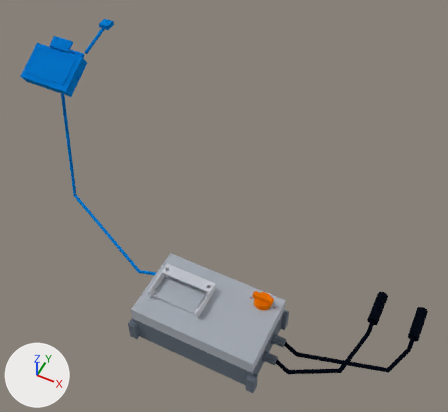
The glTF model media/model.glb: old version first, new version second.
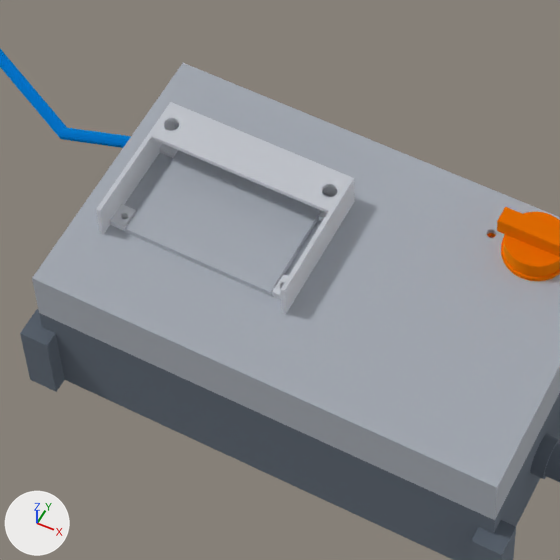
Old and new are each drawn whole from a 50 mm lens placed at (0.274, -0.492, 0.953), pointed at (-0.045, 0.147, 0.156) and again close up on the part from 27% to 60% of the width and 57% to 93% of the height. The axes (+X, +Y, +Z) are drawn at lower left. The lights are the same throughout. The last two pictures show the newer version. Where no turn or scale is listed for an object, it has been applied to the vertices. Vertices at exactly the same position are counted once.

In view in the first close-up: 'DC isolator, 2-pole', 'Display sun hood, printed', 'Enclosure body, IP54 ABS', 'Enclosure lid with window', 'Sensor pod: reference cell, temperature'.
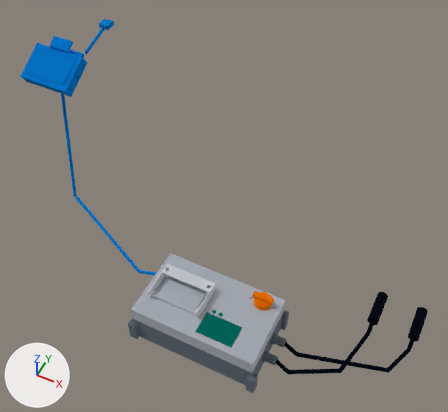
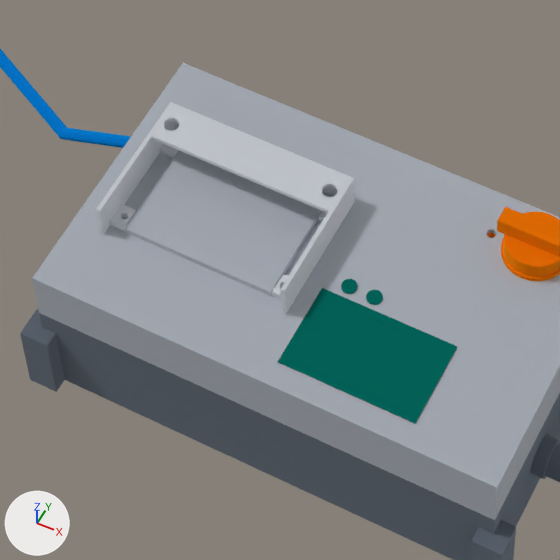
What the commit changed:
Material 'mat_16' (mat_mat_16) is new.
Its base color is (0.00402, 0.296, 0.246) (cyan #0d9488).
Its metallic is 1.0.
Its roughness is 1.0.
me_enclosure_lid_with_window is used by ob_enclosure_lid_with_window; location (0.0, 0.0, 0.0).
me_enclosure_lid_with_window had 2812 vertices, 5664 faces and spanned x -0.11..0.11, y -0.065..0.065, z 0.052..0.083.
me_enclosure_lid_with_window now has 3324 vertices, 6700 faces and spans x -0.11..0.11, y -0.065..0.065, z 0.052..0.083.
me_enclosure_lid_with_window part 1: 512 vertices added at x 0.011..0.042, y -0.019..-0.005, z 0.077..0.08.
Mesh me_keypad_and_status_leds is new.
It has 2040 vertices, 4068 faces and spans x 0.004..0.068, y -0.054..-0.0045, z 0.072..0.081.
It uses material mat_mat_16 (cyan #0d9488).
Object 'Keypad and status LEDs' (ob_keypad_and_status_leds) is new; it shows me_keypad_and_status_leds.
Its location is (0.0, 0.0, 0.0).

Boxes (x1, y1, x2, y2) around the edits, measured in the close-ups (560 x 560 px):
'Keypad and status LEDs', added (cyan)
    after: (278, 279, 457, 424)
part 1 of me_enclosure_lid_with_window, added
    after: (271, 216, 529, 487)
